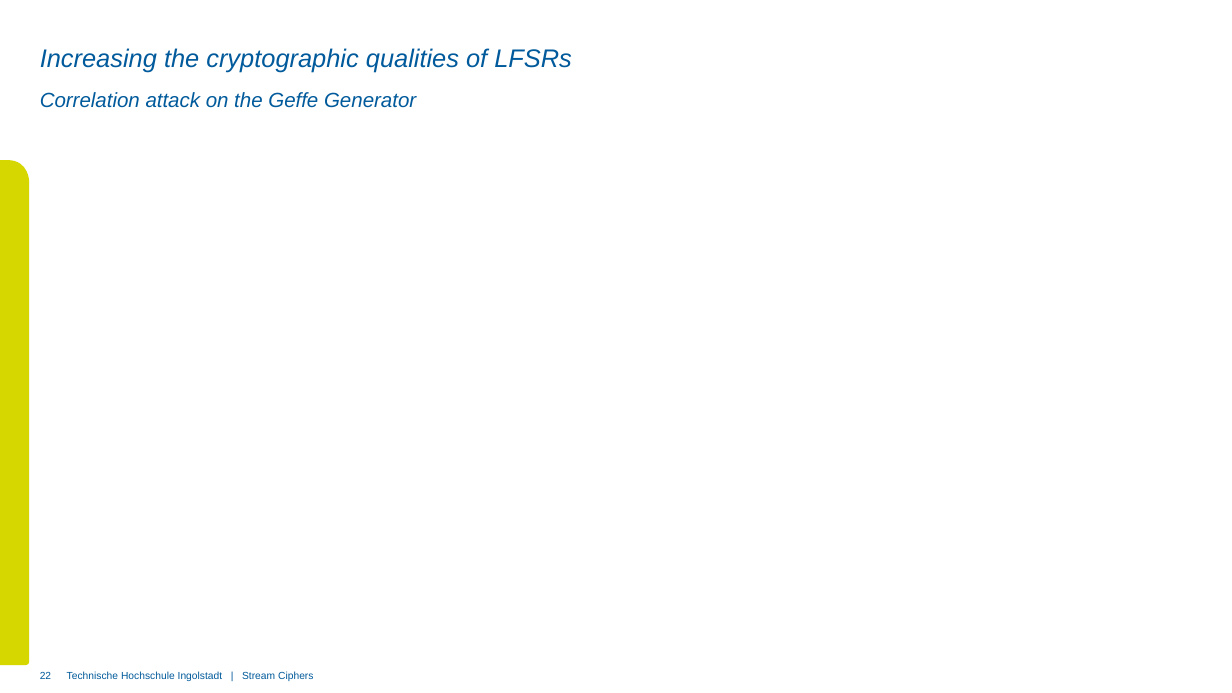
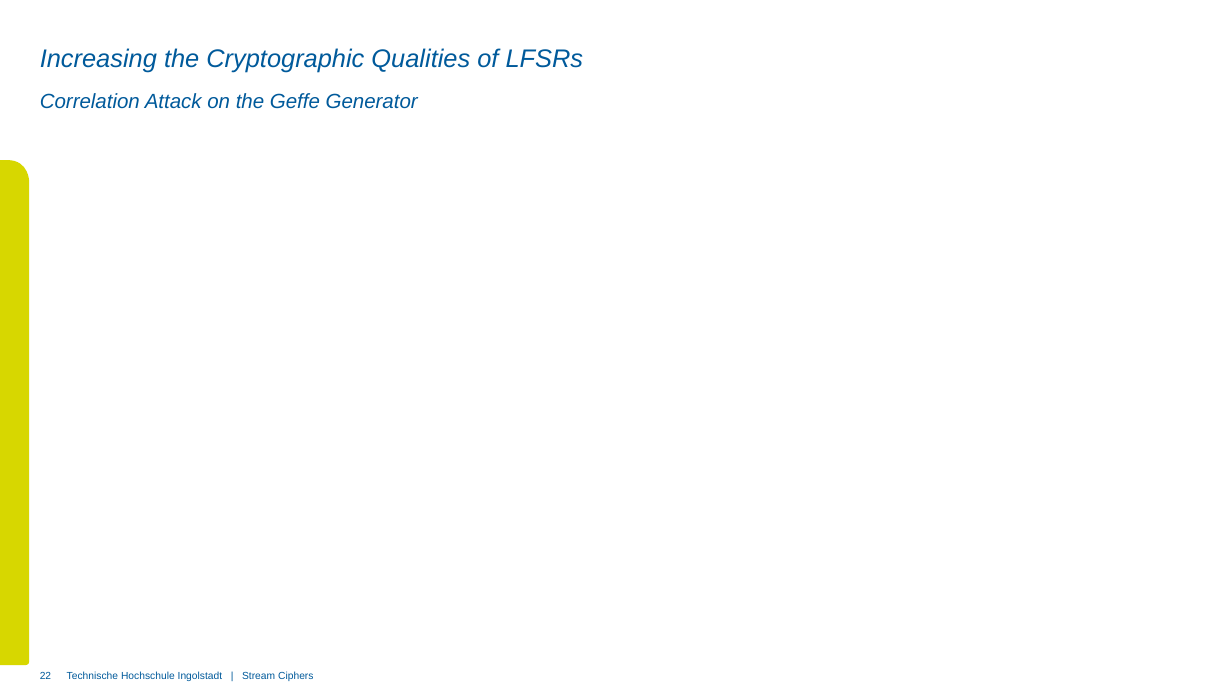
Before and after one commit to xThale/crypto-stream-ciphers, a slide deck: slide 22 of Präsentation/Presentation Unmerged Simon.pptx. Drawn at 1232x693 pixels with LibreOffice and Linux fonts; fonts in the diff are those of the drawing; grey boxes stand for pictures; background and template pictures are left out. Boxes give left, top, right and bottom in pixels: in the first picture for what was removed or moved away, otherwise in the second. Text is boxed around its words. In the diff, an @@ line names an element or a change of style, - is before the commit and + after.

```diff
--- a/Präsentation/Presentation Unmerged Simon.pptx
+++ b/Präsentation/Presentation Unmerged Simon.pptx
@@ title at <box>40,48,584,73</box>: text changed @@
-Increasing the cryptographic qualities of LFSRs
+Increasing the Cryptographic Qualities of LFSRs
@@ subtitle at <box>40,93,418,109</box>: text changed @@
-Correlation attack on the Geffe Generator
+Correlation Attack on the Geffe Generator
```
Also in this commit, not shown: 15 other slides changed, 4 slides added, 2 slides removed, 1 other file.
